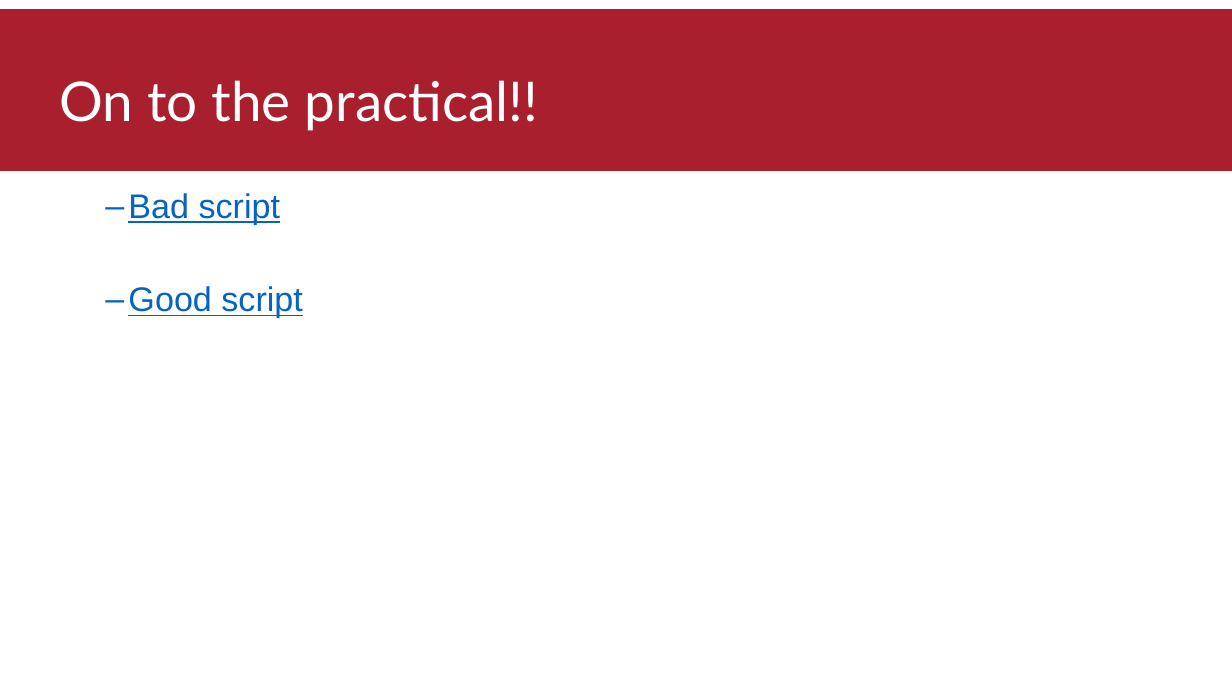
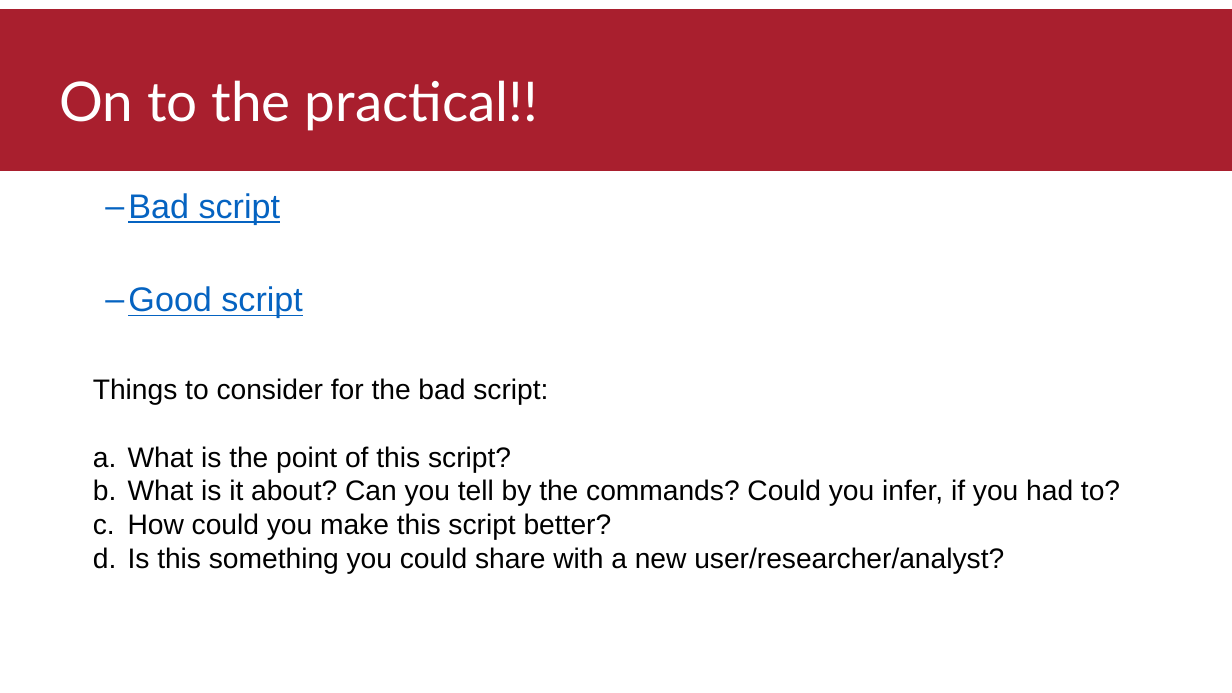
Before and after one commit to thomasbattram/how_to_write_a_script, a slide deck: slide 19 of slides/how_to_write_a_script_final.pptx (slide 18 before the commit). Drawn at 1232x693 pixels with LibreOffice and Linux fonts; fonts in the diff are those of the drawing; background and template pictures are left out. Boxes give left, top, right and bottom in pixels: in the first picture for what was removed or moved away, otherwise in the second. Text is boxed around its words. In the diff, an @@ line names an element or a change of style, - is before the commit and + after.

Commit message:
made lecture and practical more better

```diff
--- a/slides/how_to_write_a_script_final.pptx
+++ b/slides/how_to_write_a_script_final.pptx
@@ text added at (x1=93, y1=378, x2=1120, y2=574), 22 pt, text #000000 @@
+Things to consider for the bad script:
+a. What is the point of this script?
+b. What is it about? Can you tell by the commands? Could you infer, if you had to?
+c. How could you make this script better?
+d. Is this something you could share with a new user/researcher/analyst?
```
Also in this commit, not shown: 7 other slides changed, 1 slide added, 5 other files.
